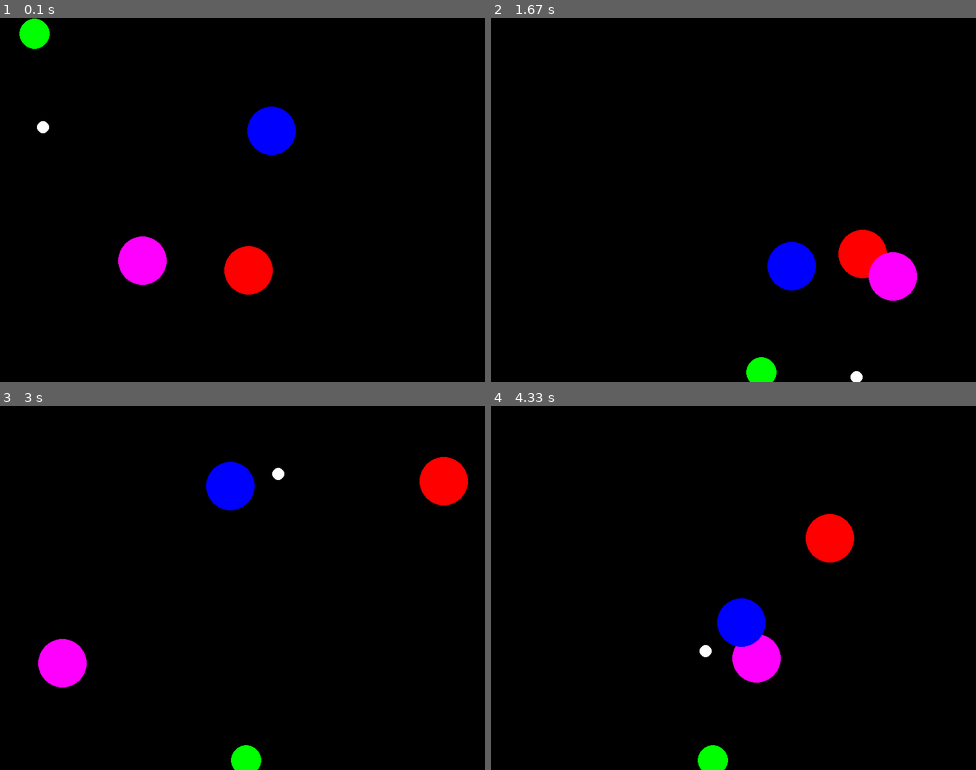
Above: before the commit, frames 1-4 (two rows, left to right).
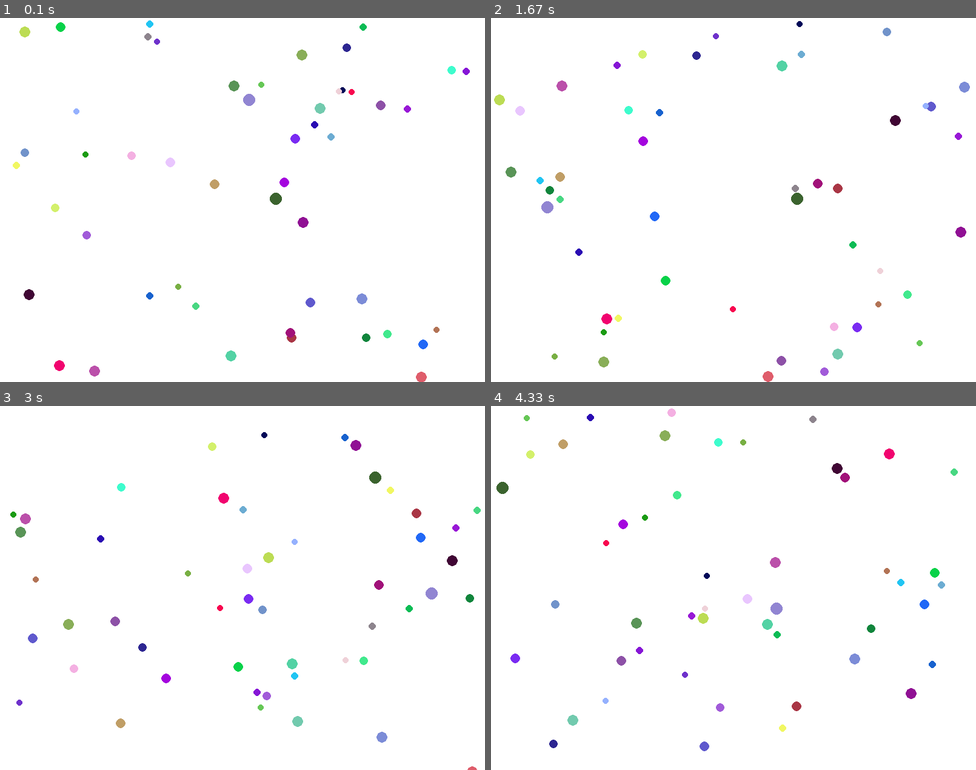
Above: after the commit, the same moments.

Repository: WorapatHongsetong/eng-s_y1_python3
Game: pygame game, started from day1(flying_circle)/flying_circle.py
Two runs of this game, one before a commit and one after it. Both use one fixed random seed, a clock stepped at 60 frames per second and the inputs below.
Inputs:
- Up to frame 1 (0.1 s): no input
- Up to frame 2 (1.67 s): no input
- Up to frame 3 (3 s): no input
- Up to frame 4 (4.33 s): no input

The runs differ from the first frame. In frame 1, 100% of the frame differs, in the area x 0-100%, y 0-100%; in frame 2, 100%; in frame 3, 100%; in frame 4, 100%.

Commit message:
Add random circle

Diff:
--- a/day1(flying_circle)/flying_circle.py
+++ b/day1(flying_circle)/flying_circle.py
@@ -1,6 +1,7 @@
 import pygame
 import sys
 import math
+import random
 
 class Circle:
     """
@@ -49,6 +50,9 @@
         if funny:
             self.direction * math.sin(self.direction)
 
+        self.x += self.magnitude * math.cos(self.direction)
+        self.y += self.magnitude * math.sin(self.direction)
+
     def move(self) -> None:
         self.x += self.magnitude * math.cos(self.direction)
         self.y += self.magnitude * math.sin(self.direction)
@@ -87,11 +91,10 @@
             self.reflect_angle(3 * math.pi / 2)
 
 def violently_collision(circle1: Circle, circle2: Circle) -> None:
-    distance = round(math.sqrt((circle1.x - circle2.x) ** 2 + (circle1.y - circle2.y) ** 2))
-    radial_sum = circle1.radius + circle2.radius
-    padding = radial_sum + 5
+    distance = int(math.sqrt((circle1.x - circle2.x) ** 2 + (circle1.y - circle2.y) ** 2))
+    radial_sum = int(circle1.radius + circle2.radius)
 
-    if radial_sum < abs(distance) <= padding:
+    if abs(distance) < radial_sum:
         circle1.reflect_angle(circle2.direction)
         circle2.reflect_angle(circle1.direction)
 
@@ -116,13 +119,20 @@
 
 
 # Hey Serhii, Play with this Args...
-circles = (
-    Game_Circle(25, GREEN, 100, 100, 20, 3),
-    Game_Circle(10, (255,255,255), 100, 100, 20, 7),
-    Game_Circle(40, (255,0,0), 400, 400, 4, 1),
-    Game_Circle(40, (255,0,255), 200, 400, 7, 0),
-    Game_Circle(40, (0,0,255), 400, 200, 10, 6)
-    )
+circles = []
+
+for i in range(50):
+    circles.append(Game_Circle(random.randint(5, 10),
+            (random.randint(0,255), random.randint(0,255), random.randint(0,255)),
+            random.randint(0, SCREEN_WIDTH),
+            random.randint(0, SCREEN_HEIGHT),
+            random.randint(5,10),
+            random.choice([1, 1.5, 4, 6, 3]))
+        )
+
+circles = tuple(circles)
+
+
 
 
 
@@ -134,7 +144,7 @@
         if event.type == pygame.QUIT:
             running = False
 
-    screen.fill(BLACK)
+    screen.fill((255, 255, 255))
 
     for element in circles:
 
--- /dev/null
+++ b/day1(flying_circle)/tempCodeRunnerFile.py
@@ -0,0 +1 @@
+)
